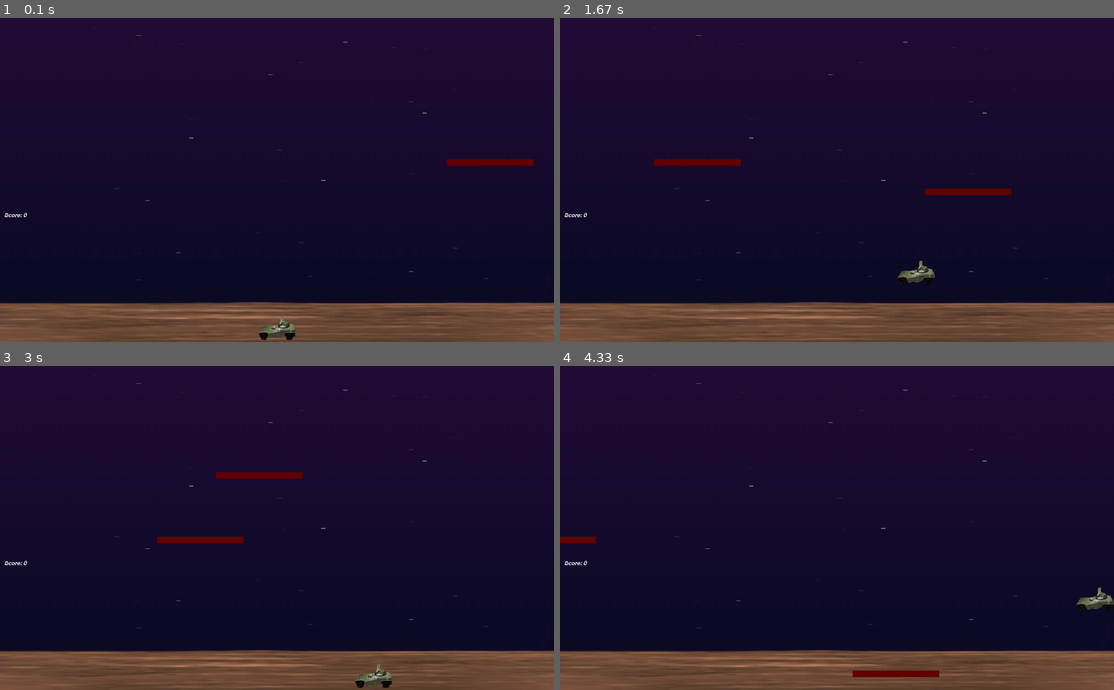
Above: before the commit, frames 1-4 (two rows, left to right).
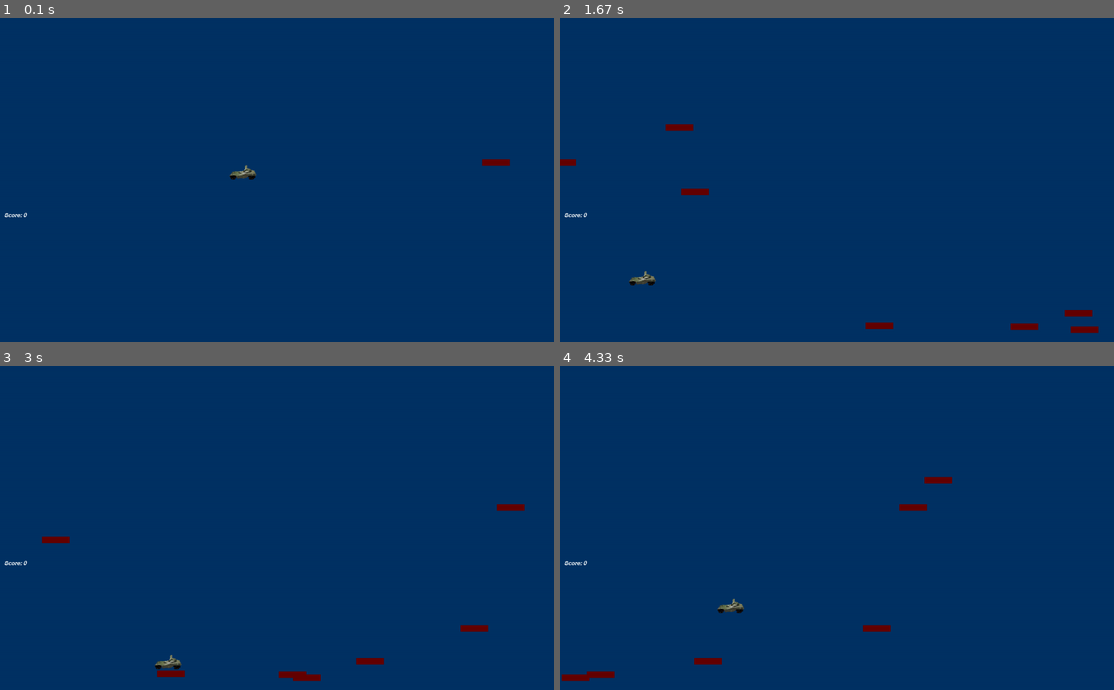
Above: after the commit, the same moments.

Repository: fr4nt1x/pygame-template
Game: pygame game, started from main.py
The game is run twice, just before and just after one commit, with the same random seed, the same clock (stepped at 60 frames per second) and the same inputs.
Inputs:
- Up to frame 1 (0.1 s): no input
- Up to frame 2 (1.67 s): hold Right 0.33-0.8 s; hold Right 0.83-1.3 s; tap Space at 0.9, 1.2, 1.4 s; tap F at 0.98 s; hold Left from 1.33 s (still down)
- Up to frame 3 (3 s): tap Space at 1.7, 1.97, 2.27, 2.4, 2.7 s; release Left at 1.87 s; hold Left 1.9-2.3 s; hold Right 2.33-2.97 s; tap F at 2.48 s
- Up to frame 4 (4.33 s): hold Left 3-3.47 s; tap Space at 3.07, 3.37, 3.57, 3.87, 4.07 s; hold Right 3.5-3.97 s; hold Right from 4 s (still down); tap F at 4.15 s

The runs differ from the first frame. In frame 1, 100% of the frame differs, in the area x 0-100%, y 0-100%; in frame 2, 100%; in frame 3, 100%; in frame 4, 100%.

Commit message:
Add Screen move

Diff:
--- a/Entities/platform.py
+++ b/Entities/platform.py
@@ -7,13 +7,13 @@
     """ An platform. That slowly moves down the screen.
     """
 
-    default_speed = [globals.SCREENRECT.width * 0.3, 0.0]
+    default_speed = [globals.SCREENRECT.width * 0.15, 0.0]
     animcycle = max(1, int(1440/globals.FRAMERATE))
     images = []
 
     def __init__(self):
         pg.sprite.Sprite.__init__(self, self.containers)
-        self.image = pg.Surface([200, globals.SCREENRECT.height*0.02])
+        self.image = pg.Surface([globals.SCREENRECT.width * 0.05, globals.SCREENRECT.height*0.02])
         self.image.fill(pg.Color(100,0,0))
         self.rect = self.image.get_rect()
         self.screenrect = pg.Rect(globals.SCREENRECT.x-self.rect.width,
@@ -27,6 +27,8 @@
         self.rect.right = globals.SCREENRECT.right
 
     def update(self):
-        self.rect.move_ip(self.speed[0] * globals.dt, self.speed[1] * globals.dt)
+        x = (self.speed[0] + globals.screen_speed[0]) * globals.dt
+        y = (self.speed[1] + globals.screen_speed[1]) * globals.dt
+        self.rect.move_ip(x, y)
         if not self.screenrect.contains(self.rect):
             self.kill()
--- a/Player/player.py
+++ b/Player/player.py
@@ -12,18 +12,16 @@
     gravity = 1500.0
     speed = [0.0, 0.0]
     relative_speed = [0.0, 0.0]
-    max_speed = [globals.SCREENRECT.width, globals.SCREENRECT.height]
+    max_speed = [globals.SCREENRECT.width*0.5, globals.SCREENRECT.height]
     bounce = 24
     gun_offset = -11
     images = []
 
-
     def __init__(self):
         pg.sprite.Sprite.__init__(self, self.containers)
         self.image = self.images[0]
-        self.rect = self.image.get_rect(midbottom=globals.SCREENRECT.midbottom)
+        self.rect = self.image.get_rect(midbottom=globals.SCREENRECT.center)
         self.reloading = 0
-        self.origtop = self.rect.top
         self.on_ground = True
         self.can_jump = True
 
@@ -39,10 +37,8 @@
             self.can_jump = True
         self.speed[0] = facing * self.max_speed[0]
 
-        print("speed", self.speed)
-        print("rel Speed", self.relative_speed)
-        self.rect.move_ip((self.speed[0]+self.relative_speed[0])*globals.dt,
-                          (self.speed[1]+self.relative_speed[1])*globals.dt)
+        self.rect.move_ip((self.speed[0]+self.relative_speed[0]+globals.screen_speed[0])*globals.dt,
+                          (self.speed[1]+self.relative_speed[1]+globals.screen_speed[1])*globals.dt)
 
         if self.rect.bottom > globals.SCREENRECT.bottom:
             self.rect.bottom = globals.SCREENRECT.bottom
@@ -56,4 +52,4 @@
     @staticmethod
     def load_image():
         img = load_image("player1.gif")
-        Player.images = [img, pg.transform.flip(img, 1, 0)]
+        Player.images = [pg.transform.scale(img, (int(0.05*globals.SCREENRECT.width), int(0.05*globals.SCREENRECT.height)))]
--- a/Utils/globals.py
+++ b/Utils/globals.py
@@ -5,11 +5,12 @@
 SCORE = 0
 MAX_SHOTS = 2  # most player bullets onscreen
 BOMB_ODDS = 60000/FRAMERATE  # chances a new bomb will drop
-ALIEN_RELOAD = 1 # frames between new aliens
-
+PLATFORM_RELOAD_TIME = 0.1
+player_object = None
 dt = 0.0
 fullscreen = False
 winstyle = 0
 screen = None
 best_depth = 0
-alien_countdown = ALIEN_RELOAD
+platform_countdown = PLATFORM_RELOAD_TIME
+screen_speed = [0.0, 0.0]
--- a/main.py
+++ b/main.py
@@ -63,19 +63,19 @@
         # pg.mixer.music.load(music)
         # pg.mixer.music.play(-1)
 
-    aliens, all, bombs, lastalien, shots = initiate_containers()
+    platforms, all, bombs, lastalien, shots = initiate_containers()
 
     # Create Some Starting Values
     clock = pg.time.Clock()
 
     # initialize our starting sprites
-    player = Player()
+    globals.player_object = Player()
     Platform()  # note, this 'lives' because it goes into a sprite group
     if pg.font:
         all.add(Score())
 
     # Run our main loop whilst the player is alive.
-    while player.alive():
+    while globals.player_object.alive():
 
         # get input
 
@@ -90,18 +90,18 @@
         # update all the sprites
         all.update()
 
-        globals.alien_countdown -= globals.dt
-        if globals.alien_countdown <= 0:
-            globals.alien_countdown = random.random()+globals.ALIEN_RELOAD
+        globals.platform_countdown -= globals.dt
+        if globals.platform_countdown <= 0:
+            globals.platform_countdown = random.random() + globals.PLATFORM_RELOAD_TIME
             Platform()
 
         # Detect collisions between platform and players.
-        player.relative_speed[0] = 0.0
-        for platform in pg.sprite.spritecollide(player, aliens, 0):
-            player.on_ground = True
-            player.speed[1] = player.max_speed[1]
-            player.relative_speed[0] = platform.speed[0]
-            player.rect.bottom = platform.rect.top
+        globals.player_object.relative_speed[0] = 0.0
+        for platform in pg.sprite.spritecollide(globals.player_object, platforms, 0):
+            globals.player_object.on_ground = True
+            globals.player_object.speed[1] = 0
+            globals.player_object.relative_speed[0] = platform.speed[0]
+            globals.player_object.rect.bottom = platform.rect.top
 
         # handle player input
         jumping = keystate[pg.K_SPACE]
@@ -109,9 +109,16 @@
         right = keystate[pg.K_RIGHT]
         left = -1*keystate[pg.K_LEFT]
 
-        player.move(right+left, jumping)
-
-        # draw the scene
+        if globals.player_object.rect.right >= (globals.SCREENRECT.width)/3:
+            globals.screen_speed[0] = -900
+        else:
+            globals.screen_speed[0] = 0
+        #elif globals.player_object.rect.right < (globals.SCREENRECT.width)/3:
+           # globals.screen_speed[0] = 0
+        globals.player_object.move(right+left, jumping)
+
+
+            # draw the scene
         dirty = all.draw(globals.screen)
         pg.display.update(dirty)
 
@@ -153,7 +160,9 @@
 
 def initiate_background():
     # create the background, tile the bgd image
-    bgdtile = load_image("background.gif")
+    #bgdtile = load_image("background.gif")
+    bgdtile = pg.Surface([globals.SCREENRECT.width, globals.SCREENRECT.height])
+    bgdtile.fill(pg.Color(0, 50, 100))
     background = pg.Surface(globals.SCREENRECT.size)
     pg.transform.scale(bgdtile, globals.SCREENRECT.size, background)
     globals.screen.blit(background, (0, 0))
@@ -178,17 +187,17 @@
 
 def initiate_containers():
     # Initialize Game Groups
-    aliens = pg.sprite.Group()
+    platforms = pg.sprite.Group()
     shots = pg.sprite.Group()
     bombs = pg.sprite.Group()
     all = pg.sprite.RenderUpdates()
     lastalien = pg.sprite.GroupSingle()
     # assign default groups to each sprite class
     Player.containers = all
-    Platform.containers = aliens, all, lastalien
+    Platform.containers = platforms, all, lastalien
     Shot.containers = shots, all
     Score.containers = all
-    return aliens, all, bombs, lastalien, shots
+    return platforms, all, bombs, lastalien, shots
 
 
 def load_all_images():
